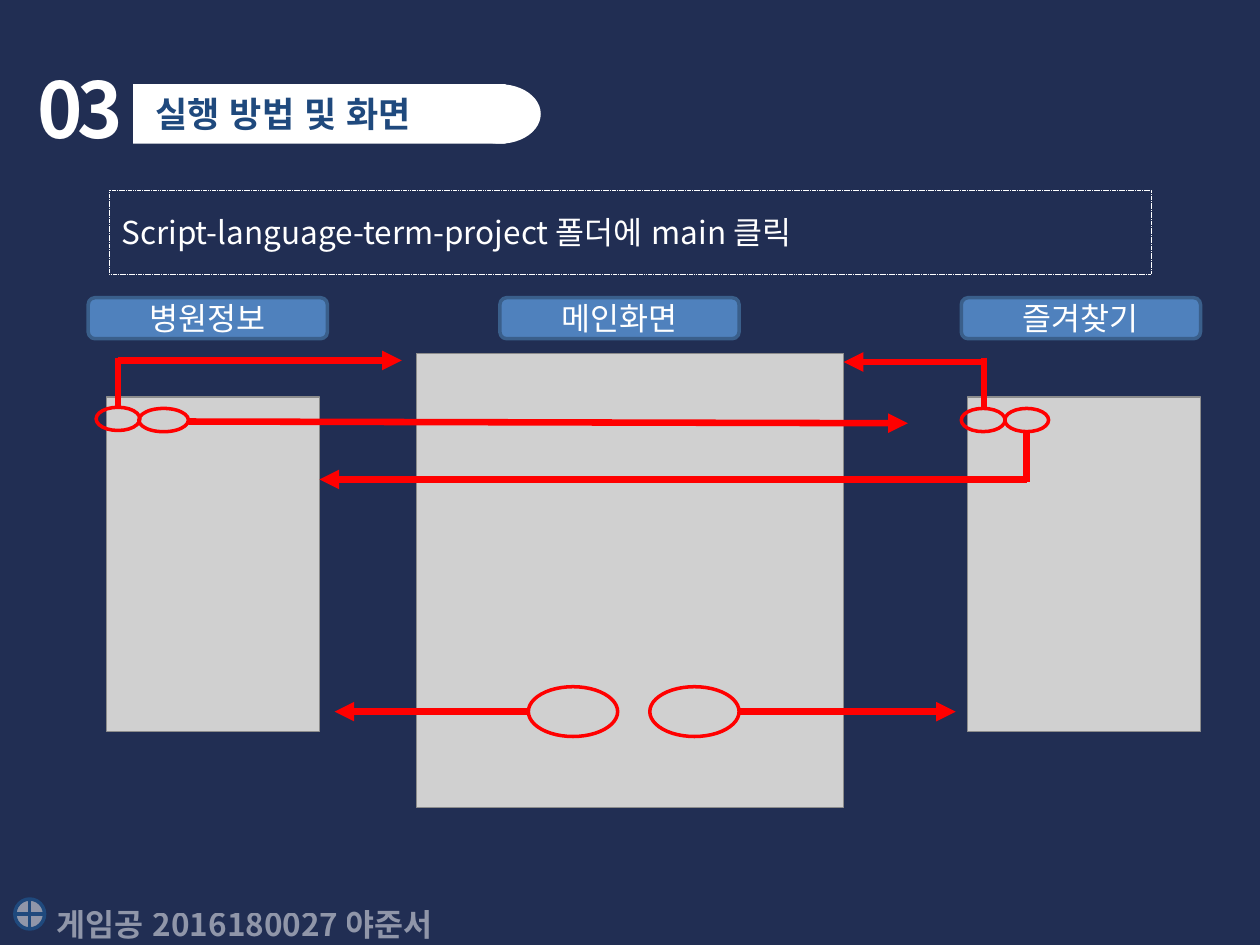
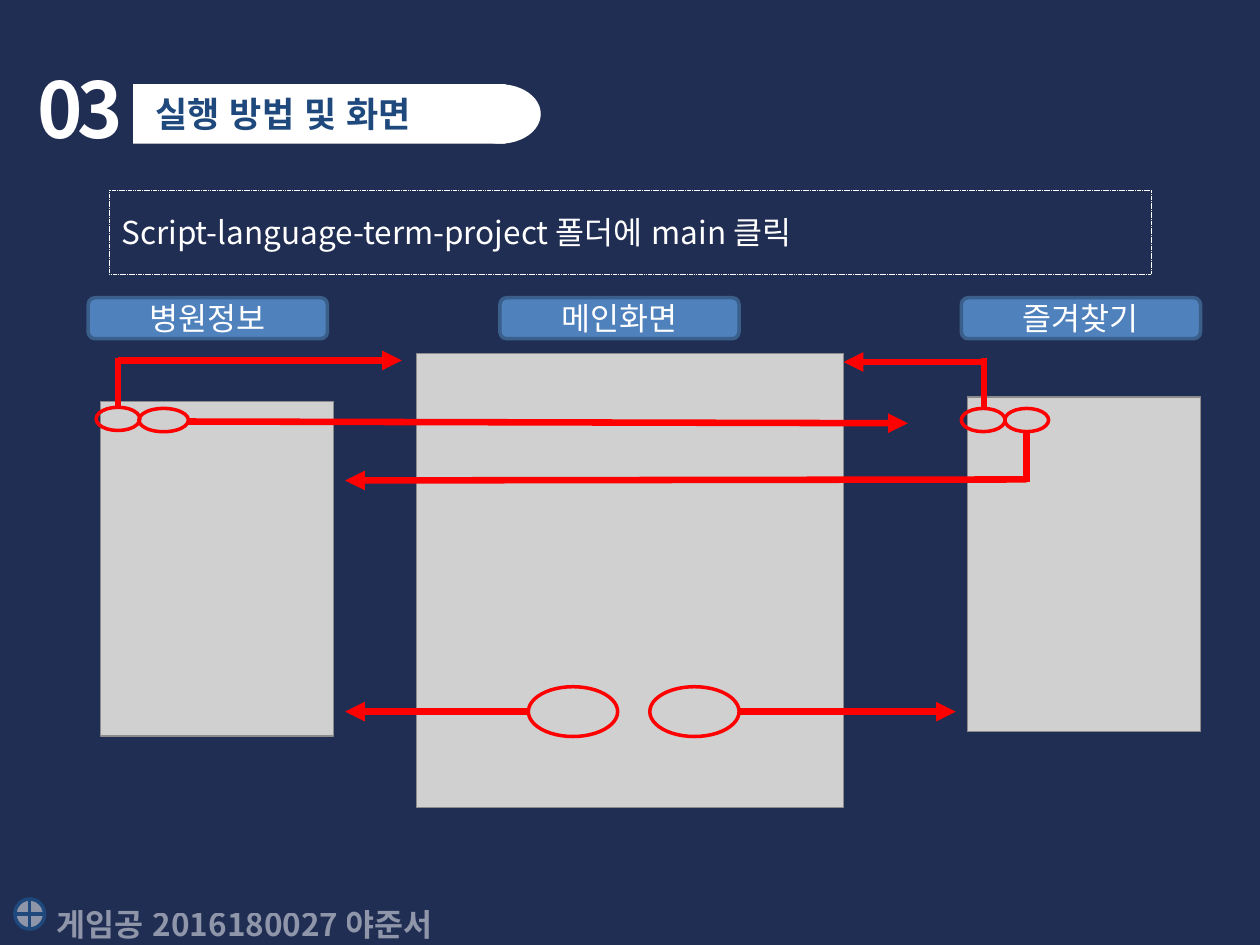
Before and after one commit to yajunseo/script-language-term-project, a slide deck: slide 5 of 발표/최종보고서-2016180027야준서.pptx. Drawn at 1260x945 pixels with LibreOffice and Linux fonts; fonts in the diff are those of the drawing; grey boxes stand for pictures. Boxes give left, top, right and bottom in pixels: in the first picture for what was removed or moved away, otherwise in the second. Text is boxed around its words. In the diff, an @@ line names an element or a change of style, - is before the commit and + after.

```diff
--- a/발표/최종보고서-2016180027야준서.pptx
+++ b/발표/최종보고서-2016180027야준서.pptx
@@ picture: place and size @@
-picture at bbox=[107, 397, 320, 732]
+picture at bbox=[101, 401, 334, 736]
@@ arrow moved from (1027, 480) - (320, 480) to (1027, 480) - (345, 480) @@
@@ arrow moved from (528, 712) - (335, 712) to (528, 712) - (345, 712) @@
```
Also in this commit, not shown: 5 other slides changed, 1 slide added, 1 other file.
